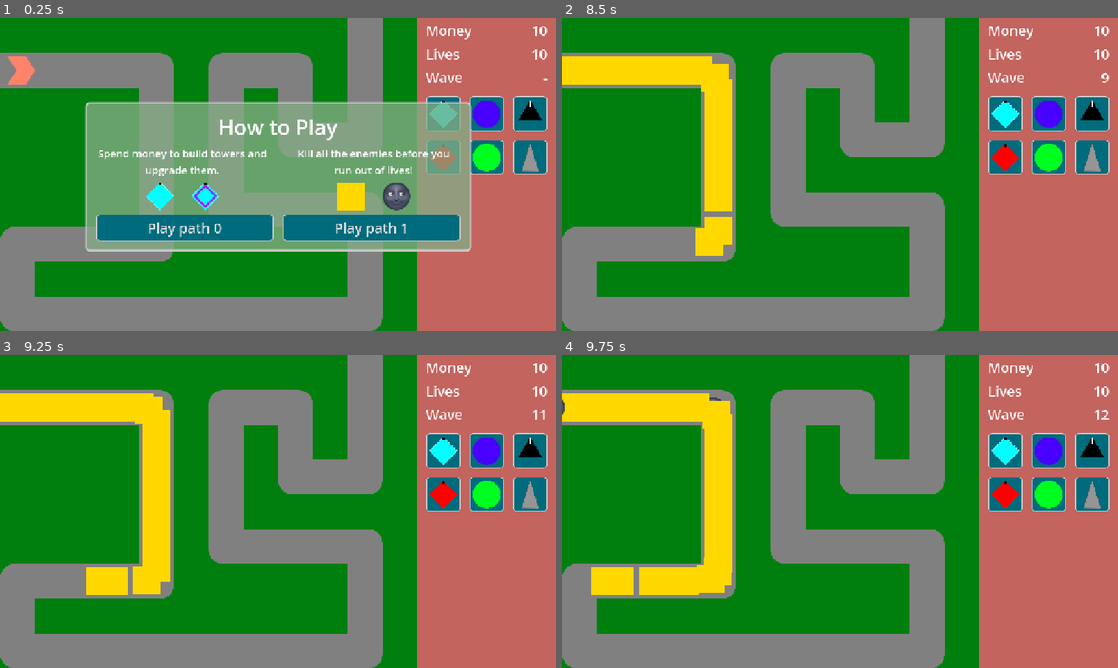
Above: before the commit, frames 1-4 (two rows, left to right).
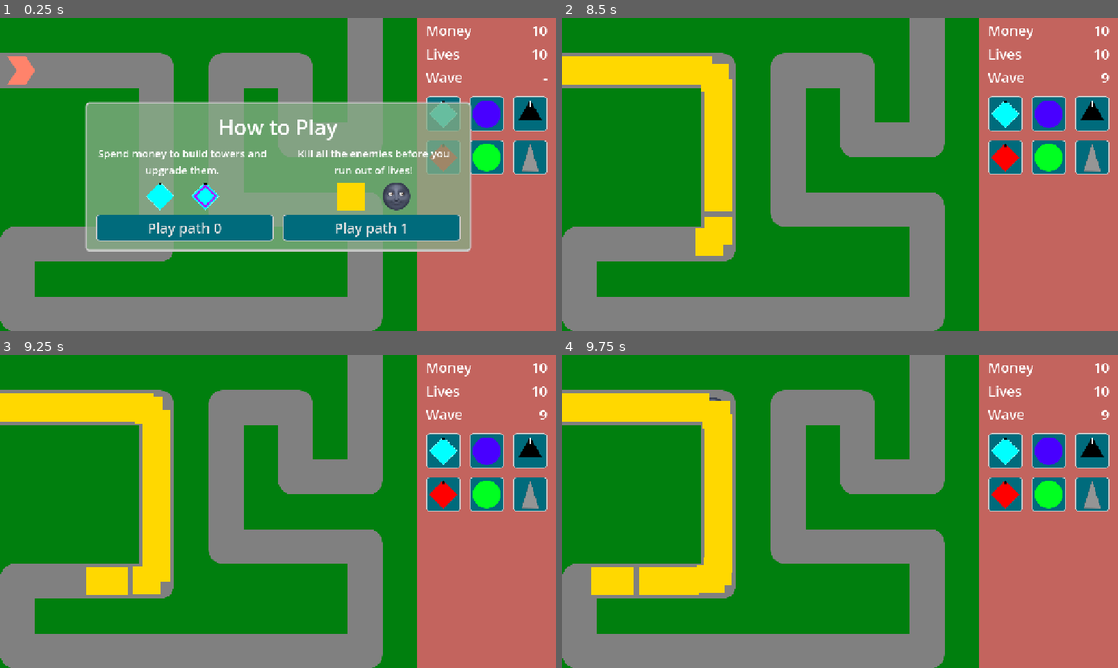
Above: after the commit, the same moments.

Repository: phrasmotica/godot-tower-defence
Game: Godot game, scene res://scenes/game.tscn
Two runs of this game, one before a commit and one after it. Both use one fixed random seed, a clock stepped at 60 frames per second and the inputs below.
Inputs (mouse positions are in pixels of both pictures, inside the frame that each line leads up to):
- Up to frame 1 (0.25 s): no input
- Up to frame 2 (8.5 s): click "Play path 0" at 0.5 s; click (1006, 115) at 1.25 s; click (1051, 115) at 2 s; click (1090, 115) at 2.75 s; click (1006, 155) at 3.5 s; click (1051, 155) at 4.25 s; click (1090, 155) at 5 s; tap Enter (ui_accept) at 5.75, 5.85, 6.02, 6.32, 6.77, 6.8, 7.07, 7.55, 8.1, 8.27 s; move the mouse to (1090, 155) at 5.77 s; hold Shift (fast_forward) 5.78-7.28 s; click (1090, 155) at 5.92 s; move the mouse to (1006, 221) at 6.52 s; tap . (next_tower) at 6.6 s; move the mouse to (673, 127) at 7.27 s; tap , (previous_tower) at 7.35 s; move the mouse to (867, 174) at 8.02 s; click (867, 174) at 8.17 s
- Up to frame 3 (9.25 s): tap Enter (ui_accept) at 8.57, 9.02, 9.05 s; move the mouse to (194, 433) at 8.77 s; tap . (next_tower) at 8.85 s
- Up to frame 4 (9.75 s): tap Enter (ui_accept) at 9.32 s; move the mouse to (962, 495) at 9.52 s; hold Shift (fast_forward) from 9.53 s (still down); tap , (previous_tower) at 9.6 s

Frames 1-2 are identical in both runs. In frame 3, less than 0.1% of the frame differs, in the area x 95-99%, y 17-21%; in frame 4, less than 0.1%, in the area x 0-99%, y 14-21%.

Commit message:
Convert manager scripts to autoloads

Diff:
--- a/project.godot
+++ b/project.godot
@@ -14,6 +14,13 @@
 run/main_scene="res://scenes/game.tscn"
 config/features=PackedStringArray("4.4", "Forward Plus")
 config/icon="res://icon.svg"
+
+[autoload]
+
+BankManager="*res://scenes/bank_manager.gd"
+GameManager="*res://scenes/game_manager.gd"
+LivesManager="*res://scenes/lives_manager.gd"
+WavesManager="*res://scenes/waves_manager.gd"
 
 [display]
 
--- a/scenes/bank_manager.gd
+++ b/scenes/bank_manager.gd
@@ -1,9 +1,8 @@
-class_name BankManager extends Node
+extends Node
 
-@export_range(1, 10)
-var starting_money := 10
+const STARTING_MONEY := 10
 
-var current_money := starting_money:
+var current_money := STARTING_MONEY:
 	set(value):
 		current_money = value
 		print("Now on " + str(current_money) + " money")
@@ -16,8 +15,8 @@
 	reset_money()
 
 func reset_money():
-	current_money = starting_money
-	print("Resetting to " + str(starting_money) + " money")
+	current_money = STARTING_MONEY
+	print("Resetting to " + str(STARTING_MONEY) + " money")
 
 func can_afford(amount: int):
 	return current_money >= amount
--- a/scenes/game.tscn
+++ b/scenes/game.tscn
@@ -1,13 +1,6 @@
-[gd_scene load_steps=16 format=3 uid="uid://dgtufrjl0qobf"]
+[gd_scene load_steps=9 format=3 uid="uid://dgtufrjl0qobf"]
 
-[ext_resource type="Script" uid="uid://d18jfls2arrme" path="res://scenes/lives_manager.gd" id="1_6mlow"]
-[ext_resource type="Script" uid="uid://dj05yvrflgqmf" path="res://scenes/bank_manager.gd" id="1_rbgcv"]
-[ext_resource type="Script" uid="uid://ddlu850bbfrdg" path="res://scenes/game_manager.gd" id="2_5lvad"]
-[ext_resource type="PackedScene" uid="uid://buo64r0x83gru" path="res://scenes/enemies/enemy_1.tscn" id="2_s70yg"]
-[ext_resource type="Script" uid="uid://cq4v1l6062bmu" path="res://scenes/waves_manager.gd" id="3_4t4x5"]
 [ext_resource type="Script" uid="uid://6y6dgm6dwokl" path="res://scenes/tower_manager.gd" id="5_rtba5"]
-[ext_resource type="PackedScene" uid="uid://brbdisl4wehyt" path="res://scenes/enemies/enemy_boss.tscn" id="5_w1r6e"]
-[ext_resource type="Resource" uid="uid://yh7obycpwwoe" path="res://resources/waves/waves_path0.tres" id="7_kcxo6"]
 [ext_resource type="Script" uid="uid://uc48toghoyoj" path="res://scenes/path_manager.gd" id="8_wg70s"]
 [ext_resource type="PackedScene" uid="uid://bfpflw4sl38vd" path="res://scenes/ui/game_over.tscn" id="9_2ng1j"]
 [ext_resource type="PackedScene" uid="uid://cwre1fwtm2nge" path="res://scenes/paths/path_0.tscn" id="9_f2e1u"]
@@ -17,29 +10,6 @@
 [ext_resource type="Script" uid="uid://bffko7ijb86o5" path="res://scenes/keyboard.gd" id="13_bw86x"]
 
 [node name="Game" type="Node2D"]
-
-[node name="Managers" type="Node" parent="."]
-
-[node name="BankManager" type="Node" parent="Managers"]
-unique_name_in_owner = true
-script = ExtResource("1_rbgcv")
-
-[node name="GameManager" type="Node" parent="Managers"]
-unique_name_in_owner = true
-script = ExtResource("2_5lvad")
-
-[node name="LivesManager" type="Node" parent="Managers"]
-script = ExtResource("1_6mlow")
-starting_lives = 10
-
-[node name="WavesManager" type="Node" parent="Managers" node_paths=PackedStringArray("path_manager")]
-unique_name_in_owner = true
-script = ExtResource("3_4t4x5")
-path_manager = NodePath("../../PathManager")
-boss_enemy_scene = ExtResource("5_w1r6e")
-enemy_scene = ExtResource("2_s70yg")
-last_wave = 30
-wave_collection = ExtResource("7_kcxo6")
 
 [node name="PathManager" type="Node2D" parent="." node_paths=PackedStringArray("paths")]
 script = ExtResource("8_wg70s")
@@ -65,7 +35,7 @@
 [node name="CanvasLayer" type="CanvasLayer" parent="."]
 editor_description = "Layer for game UI elements."
 
-[node name="GameUI" parent="CanvasLayer" node_paths=PackedStringArray("path_manager", "game_tint", "bank") instance=ExtResource("10_gkcsa")]
+[node name="GameUI" parent="CanvasLayer" node_paths=PackedStringArray("path_manager", "game_tint") instance=ExtResource("10_gkcsa")]
 unique_name_in_owner = true
 anchors_preset = 1
 anchor_left = 1.0
@@ -76,7 +46,6 @@
 grow_horizontal = 0
 path_manager = NodePath("../../PathManager")
 game_tint = NodePath("GameTint")
-bank = NodePath("../../Managers/BankManager")
 
 [node name="GameTint" type="ColorRect" parent="CanvasLayer/GameUI"]
 visible = false
@@ -119,14 +88,6 @@
 grow_horizontal = 2
 grow_vertical = 2
 
-[connection signal="money_changed" from="Managers/BankManager" to="CanvasLayer/GameUI" method="_on_bank_manager_money_changed"]
-[connection signal="lives_changed" from="Managers/LivesManager" to="CanvasLayer/GameUI" method="_on_lives_manager_lives_changed"]
-[connection signal="lives_depleted" from="Managers/LivesManager" to="Towers" method="_on_lives_manager_lives_depleted"]
-[connection signal="lives_depleted" from="Managers/LivesManager" to="OverlayCanvas/GameOver" method="_on_lives_manager_lives_depleted"]
-[connection signal="wave_sent" from="Managers/WavesManager" to="CanvasLayer/GameUI" method="_on_waves_manager_wave_sent"]
-[connection signal="waves_began" from="Managers/WavesManager" to="PathManager" method="_on_waves_manager_waves_began"]
-[connection signal="enemy_died" from="PathManager" to="Managers/BankManager" method="_on_path_manager_enemy_died"]
-[connection signal="enemy_reached_end" from="PathManager" to="Managers/LivesManager" method="_on_path_manager_enemy_reached_end"]
 [connection signal="mouse_validity_changed" from="PathManager" to="CanvasLayer/GameUI" method="_on_path_manager_mouse_validity_changed"]
 [connection signal="valid_area_clicked" from="PathManager" to="CanvasLayer/GameUI" method="_on_path_manager_valid_area_clicked"]
 [connection signal="gui_input" from="PathManager/ValidArea" to="PathManager" method="_on_valid_area_gui_input"]
@@ -134,24 +95,18 @@
 [connection signal="mouse_exited" from="PathManager/ValidArea" to="PathManager" method="_on_valid_area_mouse_exited"]
 [connection signal="selected_tower_changed" from="Towers" to="CanvasLayer/GameUI" method="_on_towers_selected_tower_changed"]
 [connection signal="tower_deselected" from="Towers" to="CanvasLayer/GameUI" method="_on_towers_tower_deselected"]
-[connection signal="tower_sold" from="Towers" to="Managers/BankManager" method="_on_towers_tower_sold"]
-[connection signal="tower_upgrade_start" from="Towers" to="Managers/BankManager" method="_on_towers_tower_upgrade_start"]
 [connection signal="tower_upgrade_start" from="Towers" to="CanvasLayer/GameUI" method="_on_towers_tower_upgrade_start"]
 [connection signal="deselect_tower" from="CanvasLayer/GameUI" to="Towers" method="_on_game_ui_deselect_tower"]
 [connection signal="next_tower" from="CanvasLayer/GameUI" to="Towers" method="_on_game_ui_next_tower"]
 [connection signal="previous_tower" from="CanvasLayer/GameUI" to="Towers" method="_on_game_ui_previous_tower"]
-[connection signal="selected_tower_handled" from="CanvasLayer/GameUI" to="Managers/BankManager" method="_on_game_ui_selected_tower_handled"]
 [connection signal="sell_tower" from="CanvasLayer/GameUI" to="Towers" method="_on_game_ui_sell_tower"]
-[connection signal="tower_placed" from="CanvasLayer/GameUI" to="Managers/BankManager" method="_on_game_ui_tower_placed"]
 [connection signal="tower_placed" from="CanvasLayer/GameUI" to="Towers" method="_on_game_ui_tower_placed"]
 [connection signal="tower_placing" from="CanvasLayer/GameUI" to="PathManager" method="_on_game_ui_tower_placing"]
 [connection signal="tower_placing" from="CanvasLayer/GameUI" to="Towers" method="_on_game_ui_tower_placing"]
 [connection signal="tower_selected" from="CanvasLayer/GameUI" to="Towers" method="_on_game_ui_tower_selected"]
 [connection signal="tower_target_mode_changed" from="CanvasLayer/GameUI" to="Towers" method="_on_game_ui_tower_target_mode_changed"]
-[connection signal="tower_upgrade_finish" from="CanvasLayer/GameUI" to="Managers/BankManager" method="_on_game_ui_tower_upgrade_finish"]
 [connection signal="upgrade_tower" from="CanvasLayer/GameUI" to="Towers" method="_on_game_ui_upgrade_tower"]
 [connection signal="sell_tower" from="CanvasLayer/GameUI/KeyboardShortcuts" to="Towers" method="_on_keyboard_shortcuts_sell_tower"]
 [connection signal="preview" from="OverlayCanvas/StartGame" to="PathManager" method="_on_start_game_preview"]
-[connection signal="start" from="OverlayCanvas/StartGame" to="Managers/WavesManager" method="_on_start_game_start"]
 [connection signal="start" from="OverlayCanvas/StartGame" to="PathManager" method="_on_start_game_start"]
 [connection signal="start" from="OverlayCanvas/StartGame" to="CanvasLayer/GameUI" method="_on_start_game_start"]
--- a/scenes/game_manager.gd
+++ b/scenes/game_manager.gd
@@ -1,4 +1,4 @@
-class_name GameManager extends Node
+extends Node
 
 const FAST_FORWARD_SPEED := 3
 
--- a/scenes/lives_manager.gd
+++ b/scenes/lives_manager.gd
@@ -1,9 +1,8 @@
 extends Node
 
-@export_range(1, 50)
-var starting_lives: int
+const STARTING_LIVES := 10
 
-var current_lives = starting_lives
+var current_lives = STARTING_LIVES
 var is_dead := false
 
 signal lives_changed(new_lives: int)
@@ -13,8 +12,8 @@
 	reset_lives()
 
 func reset_lives():
-	set_lives(starting_lives)
-	print("Resetting to " + str(starting_lives) + " lives")
+	set_lives(STARTING_LIVES)
+	print("Resetting to " + str(STARTING_LIVES) + " lives")
 
 func add_lives(amount):
 	set_lives(max(0, current_lives + amount))
--- a/scenes/path_manager.gd
+++ b/scenes/path_manager.gd
@@ -25,6 +25,10 @@
 signal enemy_reached_end(enemy: Enemy)
 
 func _ready():
+	WavesManager.setup(self)
+
+	WavesManager.waves_began.connect(_on_waves_manager_waves_began)
+
 	set_active_path()
 
 func set_active_path():
@@ -57,11 +61,15 @@
 
 	enemy_died.emit(enemy)
 
+	BankManager._on_path_manager_enemy_died(enemy)
+
 func _on_enemy_reached_end(enemy: Enemy):
 	remove_enemy(enemy)
 	enemy.queue_free()
 
 	enemy_reached_end.emit(enemy)
+
+	LivesManager._on_path_manager_enemy_reached_end(enemy)
 
 func _on_start_game_preview(path_index:int):
 	active_path_index = path_index
--- a/scenes/tower_manager.gd
+++ b/scenes/tower_manager.gd
@@ -1,6 +1,4 @@
 class_name TowerManager extends Node2D
-
-@onready var bank: BankManager = %BankManager
 
 var all_towers: Array[Tower] = []
 var selected_idx := 0
@@ -12,6 +10,9 @@
 signal tower_upgrade_start(tower: Tower, next_level: TowerLevel)
 
 signal tower_sold(sell_value: int)
+
+func _ready() -> void:
+	LivesManager.lives_depleted.connect(_on_lives_manager_lives_depleted)
 
 func next_tower():
 	if all_towers.size() <= 0:
@@ -68,7 +69,7 @@
 		print("Tower upgrade failed: already upgrading")
 		return
 
-	if not bank.can_afford(next_level.price):
+	if not BankManager.can_afford(next_level.price):
 		print("Tower upgrade failed: cannot afford")
 		return
 
@@ -77,6 +78,8 @@
 	selected_tower.upgrade(index)
 
 	tower_upgrade_start.emit(selected_tower, next_level)
+
+	BankManager._on_towers_tower_upgrade_start(selected_tower, next_level)
 
 func try_sell():
 	if not selected_tower:
@@ -92,6 +95,8 @@
 	deselect_tower()
 
 	tower_sold.emit(sell_value)
+
+	BankManager._on_towers_tower_sold(sell_value)
 
 func unhighlight():
 	if selected_tower:
--- a/scenes/ui/game_over.gd
+++ b/scenes/ui/game_over.gd
@@ -1,6 +1,9 @@
 class_name GameOver extends Control
 
 signal restart
+
+func _ready() -> void:
+	LivesManager.lives_depleted.connect(_on_lives_manager_lives_depleted)
 
 func _on_restart_button_pressed():
 	print("Restarting game")
--- a/scenes/ui/game_ui.gd
+++ b/scenes/ui/game_ui.gd
@@ -6,9 +6,6 @@
 
 @export
 var game_tint: ColorRect
-
-@export
-var bank: BankManager
 
 @export
 var score_ui: ScoreUI
@@ -47,6 +44,12 @@
 	if Engine.is_editor_hint():
 		return
 
+	BankManager.money_changed.connect(_on_bank_manager_money_changed)
+
+	LivesManager.lives_changed.connect(_on_lives_manager_lives_changed)
+
+	WavesManager.wave_sent.connect(_on_waves_manager_wave_sent)
+
 	stop_tower_creation(false)
 
 	set_process(false)
@@ -84,7 +87,7 @@
 	placing_tower = tower_scene.instantiate()
 	current_tower_scene_id = new_id
 
-	if not bank.can_afford(placing_tower.price):
+	if not BankManager.can_afford(placing_tower.price):
 		print(placing_tower.name + " purchase failed: cannot afford")
 
 		stop_tower_creation(false)
@@ -113,6 +116,8 @@
 
 	tower_placed.emit(tower)
 
+	BankManager._on_game_ui_tower_placed(tower)
+
 	stop_tower_creation(false)
 
 	create_tower_ui.set_default_mode()
@@ -128,6 +133,8 @@
 	tower_ui.set_tower(tower)
 
 	tower_upgrade_finish.emit(tower, next_level)
+
+	BankManager._on_game_ui_tower_upgrade_finish(tower, next_level)
 
 func _on_start_game_start(_path_index: int):
 	print("Enabling game UI process")
@@ -173,6 +180,8 @@
 		animate_hide_ui()
 
 	selected_tower_handled.emit()
+
+	BankManager._on_game_ui_selected_tower_handled()
 
 func animate_show_ui():
 	animation_player.play("show_tower_ui")
--- a/scenes/ui/start_game.gd
+++ b/scenes/ui/start_game.gd
@@ -11,10 +11,14 @@
 	hide()
 	start.emit(0)
 
+	WavesManager._on_start_game_start(0)
+
 func _on_play_button_1_pressed():
 	print("Playing path 1")
 	hide()
 	start.emit(1)
+
+	WavesManager._on_start_game_start(1)
 
 func _on_play_button_0_mouse_entered():
 	preview.emit(0)
--- a/scenes/waves_manager.gd
+++ b/scenes/waves_manager.gd
@@ -1,16 +1,13 @@
-class_name WavesManager extends Node
+extends Node
 
-@export var path_manager: PathManager
-@export var boss_enemy_scene: PackedScene
-@export var enemy_scene: PackedScene
+const LAST_WAVE: int = 10
 
-@export_range(10, 50)
-var last_wave: int = 10
+var boss_enemy_scene: PackedScene = preload("res://scenes/enemies/enemy_boss.tscn")
+var enemy_scene: PackedScene = preload("res://scenes/enemies/enemy_1.tscn")
+var wave_collection: WaveCollection = preload("res://resources/waves/waves_path0.tres")
 
 var wave_number := 0
-
-@export
-var wave_collection: WaveCollection
+var _path_manager: PathManager = null
 
 signal waves_began
 signal wave_sent(wave: Wave)
@@ -22,8 +19,11 @@
 	if Input.is_action_just_pressed("ui_accept"):
 		next()
 
+func setup(path_manager: PathManager) -> void:
+	_path_manager = path_manager
+
 func get_next() -> Wave:
-	if wave_number >= last_wave:
+	if wave_number >= LAST_WAVE:
 		return null
 
 	if wave_number <= wave_collection.count():
@@ -58,7 +58,7 @@
 		print("Using " + str(wave.resource_path) + " resource")
 
 	for i in range(wave.spawn_count):
-		var enemy = path_manager.spawn_enemy(wave.enemy)
+		var enemy = _path_manager.spawn_enemy(wave.enemy)
 
 		for e in wave.enhancements:
 			e.act(enemy)
